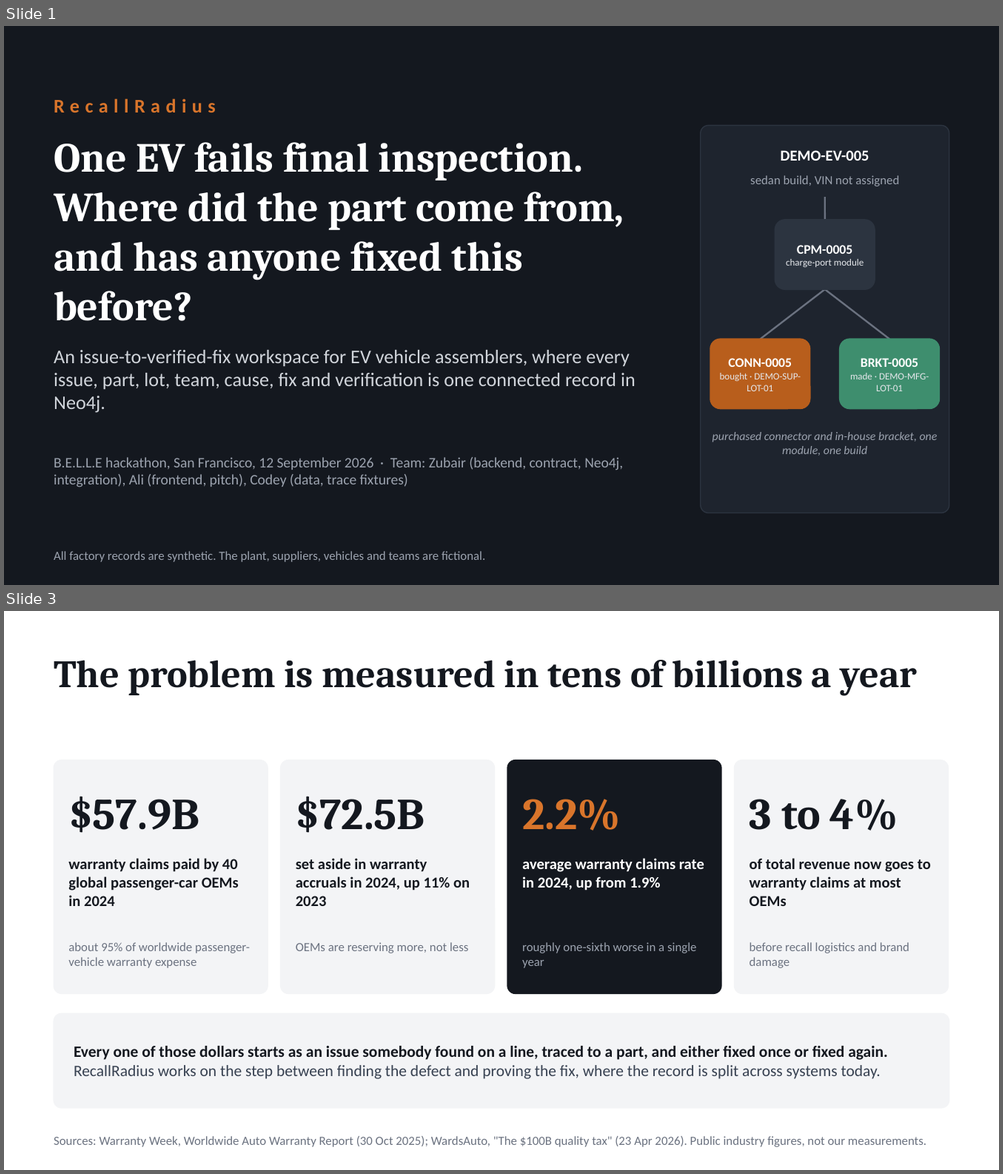
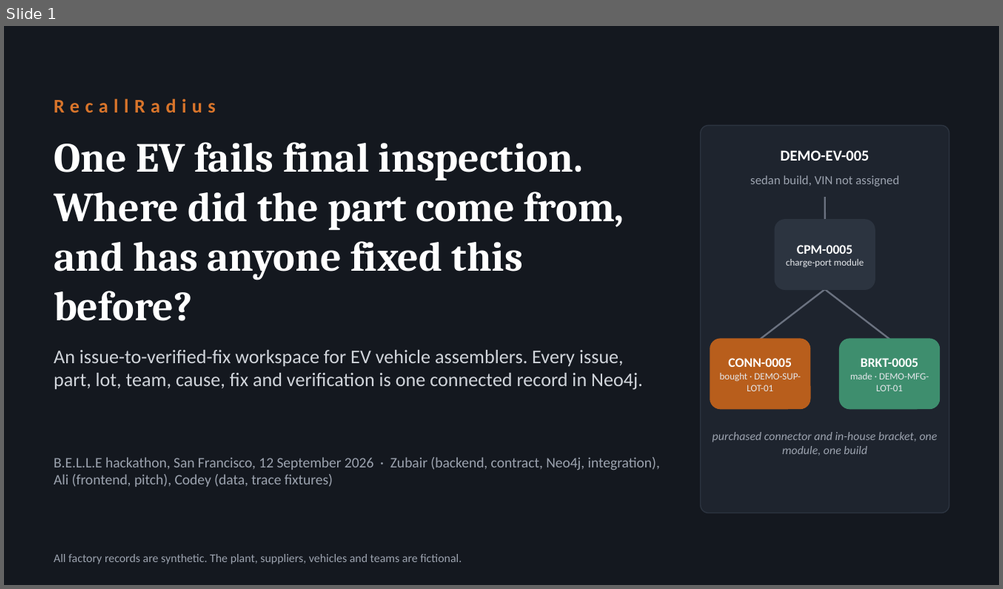
Before and after one commit to zubair480/belle-hackathon, a slide deck: docs/pitch/RecallRadius_Judge_Deck.pptx. Shown one above the other, each under a label of ours: slides 1 and 3 before the commit, slide 1 after it; the slides between them are not shown. The pictures are 1003x1174 and 1003x589 pixels, drawn with LibreOffice and Linux fonts; fonts in the diff are those of the drawing. Boxes give left, top, right and bottom in pixels: in the first picture for what was removed or moved away, otherwise in the second. Text is boxed around its words. In the diff, an @@ line names an element or a change of style, - is before the commit and + after.

```diff
--- a/docs/pitch/RecallRadius_Judge_Deck.pptx
+++ b/docs/pitch/RecallRadius_Judge_Deck.pptx
@@ slide 3 removed at [4, 611, 999, 1170], background #FFFFFF @@
@@ text removed at [54, 660, 917, 695] @@
-The problem is measured in tens of billions a year
@@ rounded rectangle removed at [54, 760, 267, 994] @@
@@ rounded rectangle removed at [281, 760, 495, 994] @@
@@ rounded rectangle removed at [507, 760, 721, 994] @@
@@ rounded rectangle removed at [734, 760, 948, 994] @@
@@ text removed at [68, 796, 199, 833] @@
-$57.9B
@@ text removed at [296, 796, 425, 833] @@
-$72.5B
@@ text removed at [522, 799, 620, 831] @@
-2.2%
@@ text removed at [749, 799, 897, 831] @@
-3 to 4%
@@ text removed at [68, 858, 239, 906] @@
-warranty claims paid by 40 global passenger-car OEMs in 2024
@@ text removed at [296, 858, 469, 906] @@
-set aside in warranty accruals in 2024, up 11% on 2023
@@ text removed at [522, 858, 704, 891] @@
-average warranty claims rate in 2024, up from 1.9%
@@ text removed at [749, 858, 930, 906] @@
-of total revenue now goes to warranty claims at most OEMs
@@ text removed at [68, 943, 250, 968] @@
-about 95% of worldwide passenger-vehicle warranty expense
@@ text removed at [296, 943, 468, 954] @@
-OEMs are reserving more, not less
@@ text removed at [522, 943, 696, 968] @@
-roughly one-sixth worse in a single year
@@ text removed at [749, 943, 909, 968] @@
-before recall logistics and brand damage
@@ rounded rectangle removed at [54, 1014, 949, 1108] @@
@@ text removed at [74, 1046, 888, 1079] @@
-Every one of those dollars starts as an issue somebody found on a line, traced to a part, and either fixed once or fixed again. RecallRadius works on the step between finding the defect and proving the fix, where the record is split across systems today.
@@ text removed at [54, 1136, 926, 1147] @@
-Sources: Warranty Week, Worldwide Auto Warranty Report (30 Oct 2025); WardsAuto, "The $100B quality tax" (23 Apr 2026). Public industry figures, not our measurements.
@@ slide 1 changed as well @@
@@ text at [54, 350, 643, 390]: text changed @@
-An issue-to-verified-fix workspace for EV vehicle assemblers, where every issue, part, lot, team, cause, fix and verification is one connected record in Neo4j.
+An issue-to-verified-fix workspace for EV vehicle assemblers. Every issue, part, lot, team, cause, fix and verification is one connected record in Neo4j.
@@ text at [54, 457, 660, 487]: text changed @@
-B.E.L.L.E hackathon, San Francisco, 12 September 2026 · Team: Zubair (backend, contract, Neo4j, integration), Ali (frontend, pitch), Codey (data, trace fixtures)
+B.E.L.L.E hackathon, San Francisco, 12 September 2026 · Zubair (backend, contract, Neo4j, integration), Ali (frontend, pitch), Codey (data, trace fixtures)
@@ text "All factory records are synthetic. ..." at [54, 554, 461, 565]: size 9 to 8.5 pt @@
```
Also in this commit, not shown: 2 other slides changed, 1 slide added, 6 other slides removed, 12 other files.
